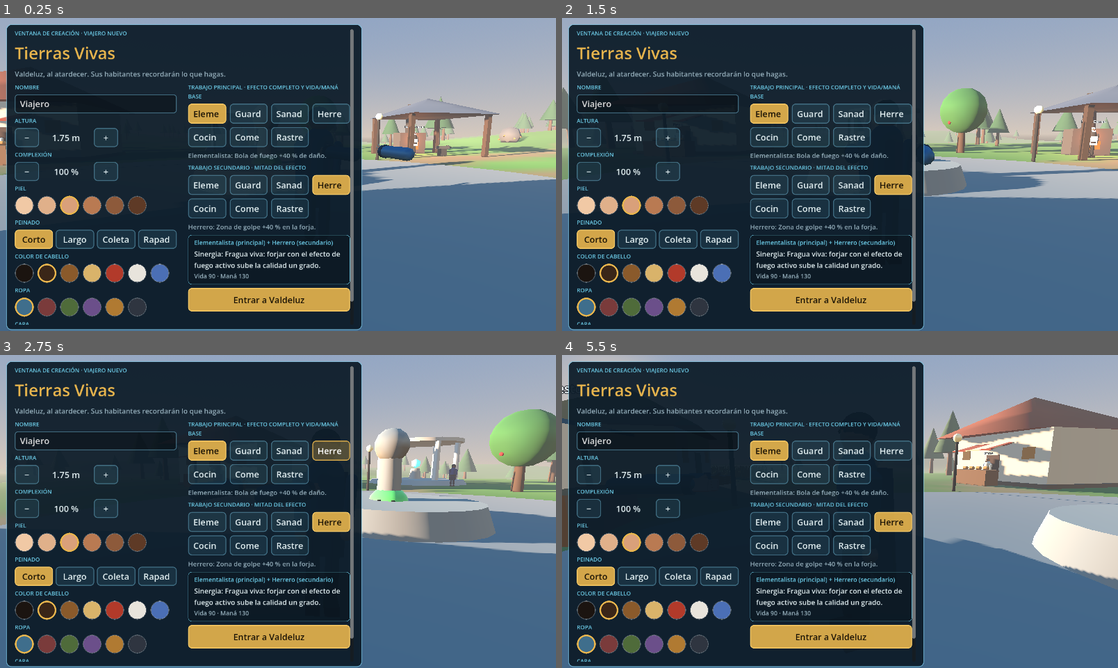
Above: before the commit, frames 1-4 (two rows, left to right).
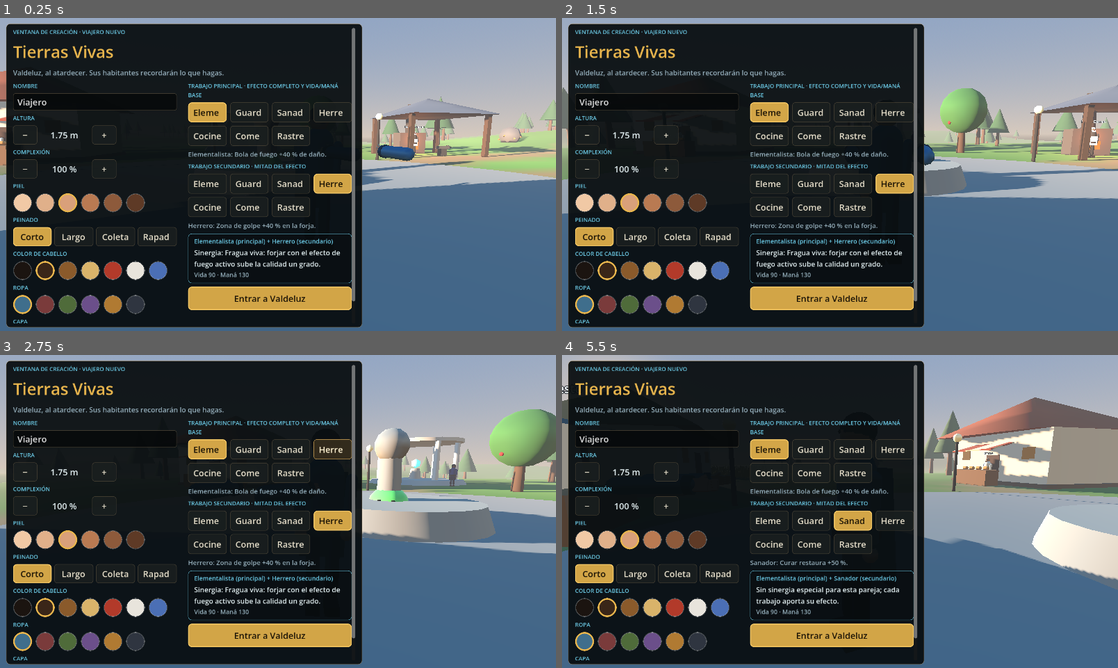
Above: after the commit, the same moments.

Repository: samuelguerrerodelarosa005-arch/tierras-vivientes
Game: Godot game, scene res://main.tscn
Two runs of this game, one before a commit and one after it. Both use one fixed random seed, a clock stepped at 60 frames per second and the inputs below.
Inputs (mouse positions are in pixels of both pictures, inside the frame that each line leads up to):
- Up to frame 1 (0.25 s): no input
- Up to frame 2 (1.5 s): tap Enter at 0.5 s; move the mouse to (962, 158) at 0.52 s; hold D (move_right) 0.53-1.28 s; hold F (eat) 0.53-1.28 s; click (962, 158) at 0.67 s; tap Space (jump) at 0.77 s; move the mouse to (728, 190) at 1.27 s; hold S (move_back) from 1.28 s (still down); tap E (interact) at 1.35 s
- Up to frame 3 (2.75 s): tap Space (jump) at 1.52 s; move the mouse to (333, 442) at 2.02 s; release S (move_back) at 2.03 s; hold D (move_right) from 2.03 s (still down); hold R (rumors) from 2.03 s (still down)
- Up to frame 4 (5.5 s): move the mouse to (812, 574) at 2.77 s; release D (move_right) at 2.78 s; release R (rumors) at 2.78 s; hold W (move_forward) 2.78-3.53 s; tap Shift (run) at 2.85 s; click (812, 574) at 2.92 s; tap Space (jump) at 3.02, 3.77, 4.52 s; move the mouse to (1006, 558) at 3.52 s; hold 1 (spell_1) 3.53-4.28 s; hold A (move_left) 3.53-5.03 s; move the mouse to (673, 464) at 4.27 s; tap 2 (spell_2) at 4.35 s; move the mouse to (867, 511) at 5.02 s; hold S (move_back) from 5.03 s (still down); hold 3 (spell_3) from 5.03 s (still down); click (867, 511) at 5.17 s

The runs differ from the first frame. In frame 1, 17% of the frame differs, in the area x 1-66%, y 1-100%; in frame 2, 17%; in frame 3, 17%; in frame 4, 17%.

Commit message:
Refinar tema visual de fantasía realista

Diff:
--- a/godot/scripts/util.gd
+++ b/godot/scripts/util.gd
@@ -233,20 +233,25 @@
 static func make_theme(font_size: int = 20) -> Theme:
 	var th := Theme.new()
 	th.default_font_size = font_size
-	var line := Color(0.47, 0.77, 0.89, 0.45)
-	th.set_stylebox("panel", "PanelContainer", sbox(Color(0.05, 0.11, 0.16, 0.94), Color(0.47, 0.77, 0.89, 0.6), 12, 2, 20.0))
-	th.set_stylebox("normal", "Button", sbox(Color(0.42, 0.79, 0.9, 0.10), line))
-	th.set_stylebox("hover", "Button", sbox(Color(0.91, 0.71, 0.30, 0.28), Color(0.91, 0.71, 0.30, 0.9)))
-	th.set_stylebox("pressed", "Button", sbox(Color(0.49, 0.81, 0.54, 0.9), Color(0.49, 0.81, 0.54, 1.0)))
-	th.set_stylebox("disabled", "Button", sbox(Color(0.2, 0.25, 0.3, 0.35), Color(0.3, 0.35, 0.4, 0.4)))
+	# Paleta de cuero, hierro pavonado y latón: menos aspecto de HUD futurista.
+	var edge := Color(0.58, 0.48, 0.32, 0.62)
+	var edge_soft := Color(0.45, 0.39, 0.29, 0.48)
+	var panel_bg := Color(0.035, 0.055, 0.065, 0.94)
+	var button_bg := Color(0.10, 0.12, 0.12, 0.88)
+	var brass := Color(0.78, 0.61, 0.32, 0.95)
+	th.set_stylebox("panel", "PanelContainer", sbox(panel_bg, edge, 9, 1, 16.0))
+	th.set_stylebox("normal", "Button", sbox(button_bg, edge_soft, 6, 1, 12.0))
+	th.set_stylebox("hover", "Button", sbox(Color(0.20, 0.17, 0.11, 0.96), brass, 6, 1, 12.0))
+	th.set_stylebox("pressed", "Button", sbox(Color(0.29, 0.22, 0.12, 0.98), brass, 6, 1, 12.0))
+	th.set_stylebox("disabled", "Button", sbox(Color(0.08, 0.09, 0.09, 0.65), Color(0.24, 0.23, 0.20, 0.35), 6, 1, 12.0))
 	th.set_stylebox("focus", "Button", StyleBoxEmpty.new())
-	th.set_color("font_color", "Button", Color(0.89, 0.94, 0.95))
-	th.set_color("font_hover_color", "Button", Color(1, 1, 1))
-	th.set_color("font_pressed_color", "Button", Color(0.04, 0.09, 0.12))
-	th.set_color("font_focus_color", "Button", Color(0.89, 0.94, 0.95))
-	th.set_color("font_color", "Label", Color(0.89, 0.94, 0.95))
-	th.set_stylebox("normal", "LineEdit", sbox(Color(0, 0, 0, 0.3), line, 6))
-	th.set_stylebox("focus", "LineEdit", sbox(Color(0, 0, 0, 0.35), Color(0.91, 0.71, 0.3, 0.9), 6))
-	th.set_stylebox("background", "ProgressBar", sbox(Color(0, 0, 0, 0.45), Color(0, 0, 0, 0), 5, 0, 0.0))
-	th.set_stylebox("fill", "ProgressBar", sbox(Color(0.88, 0.38, 0.36), Color(0, 0, 0, 0), 5, 0, 0.0))
+	th.set_color("font_color", "Button", Color(0.90, 0.87, 0.79))
+	th.set_color("font_hover_color", "Button", Color(1.0, 0.95, 0.82))
+	th.set_color("font_pressed_color", "Button", Color(0.97, 0.86, 0.61))
+	th.set_color("font_focus_color", "Button", Color(0.90, 0.87, 0.79))
+	th.set_color("font_color", "Label", Color(0.88, 0.86, 0.79))
+	th.set_stylebox("normal", "LineEdit", sbox(Color(0.025, 0.035, 0.04, 0.88), edge_soft, 5, 1, 10.0))
+	th.set_stylebox("focus", "LineEdit", sbox(Color(0.025, 0.035, 0.04, 0.95), brass, 5, 1, 10.0))
+	th.set_stylebox("background", "ProgressBar", sbox(Color(0.015, 0.02, 0.022, 0.82), Color(0, 0, 0, 0), 4, 0, 0.0))
+	th.set_stylebox("fill", "ProgressBar", sbox(Color(0.68, 0.31, 0.25), Color(0, 0, 0, 0), 4, 0, 0.0))
 	return th
